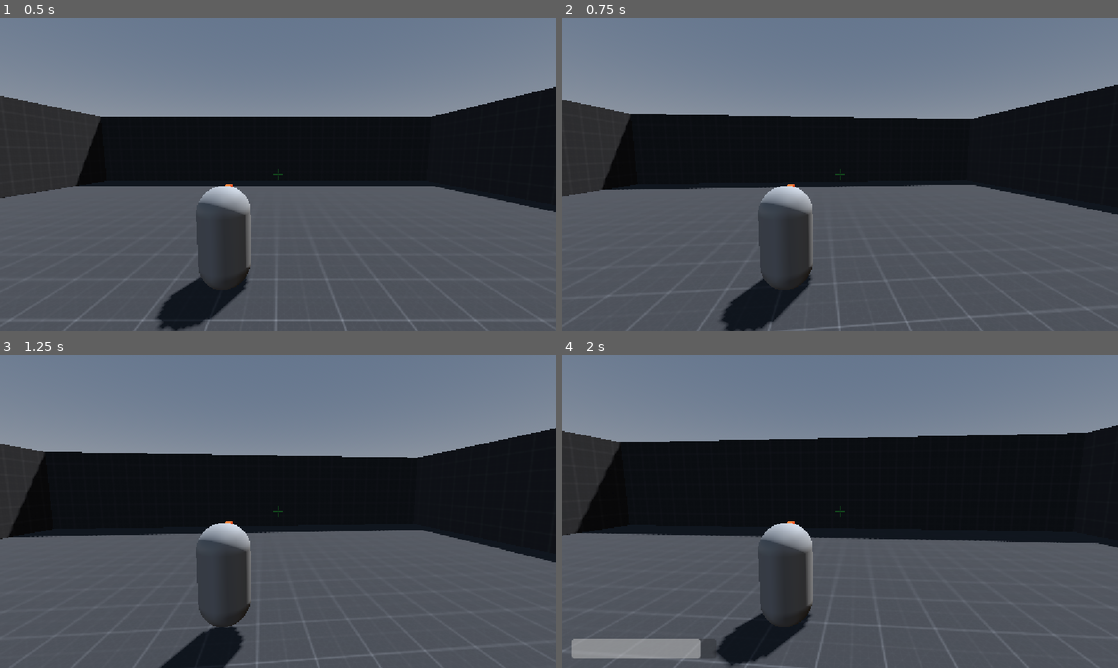
Above: before the commit, frames 1-4 (two rows, left to right).
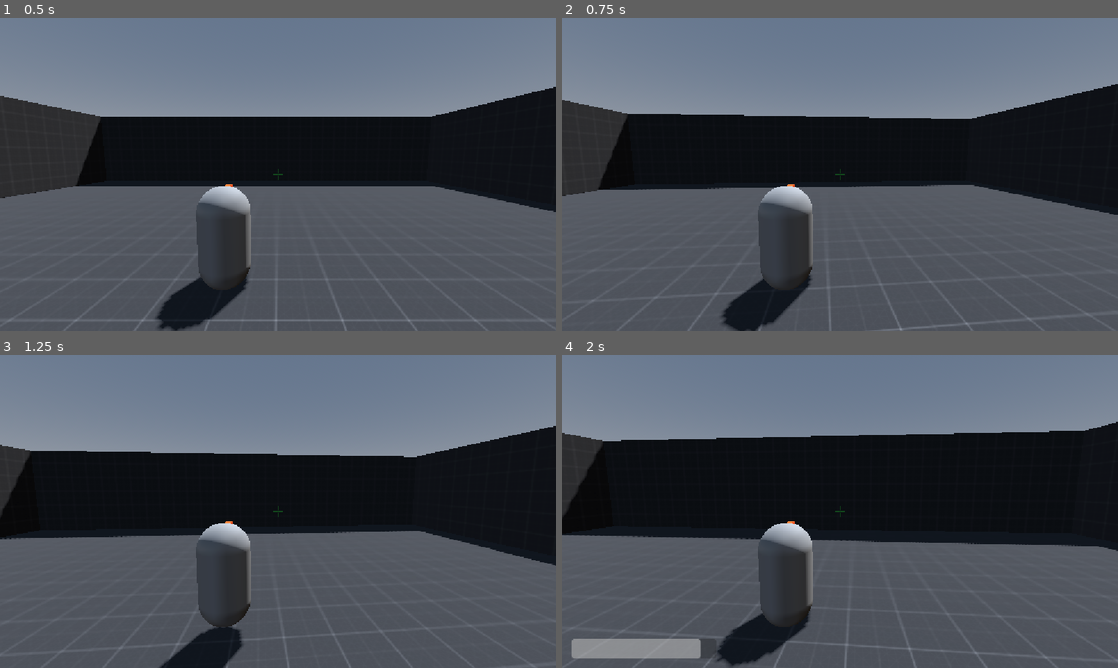
Above: after the commit, the same moments.

Repository: alavanzasp-code/IJStudio
Game: Godot game, scene res://Test Area (World)/test_area.tscn
Two runs of this game, one before a commit and one after it. Both use one fixed random seed, a clock stepped at 60 frames per second and the inputs below.
Inputs (mouse positions are in pixels of both pictures, inside the frame that each line leads up to):
- Up to frame 1 (0.5 s): no input
- Up to frame 2 (0.75 s): tap Enter at 0.5 s; move the mouse to (867, 174) at 0.52 s; hold W (up) from 0.53 s (still down); hold Shift (sprint) from 0.53 s (still down); click (867, 174) at 0.67 s
- Up to frame 3 (1.25 s): keep holding W (up); keep holding Shift (sprint); tap Space (jump) at 0.77 s
- Up to frame 4 (2 s): keep holding W (up); move the mouse to (812, 511) at 1.27 s; release Shift (sprint) at 1.28 s; tap F (grapple) at 1.35 s; tap Space (jump) at 1.52 s; tap Shift (sprint) at 1.55 s

Frame 1 is identical in both runs. In frame 2, 0.8% of the frame differs, in the area x 0-100%, y 21-100%; in frame 3, 1.8%; in frame 4, 2.8%.

Commit message:
fixed sprinting movements

Diff:
--- a/Character (Player Test Sub)/player_(test).gd
+++ b/Character (Player Test Sub)/player_(test).gd
@@ -6,10 +6,11 @@
 @export var acceleration := 20.0
 @export var jump_velocity := 3
 
-@export var turn_response := 25.0
 @export var deceleration := 11.0
 @export var air_control := 0.35
 @export var air_friction := 0.05
+@export var turn_accel := 35.0
+@export var brake_accel := 45.0
 @export var facing_turn_speed := 15.0
 
 @export var slide_speed := 20.0
@@ -118,7 +119,7 @@
 		# Sprint is available in whatever direction you're heading
 		var is_sprinting_now := is_sprinting()
 		var base_speed := sprint_speed if is_sprinting_now else walk_speed
-		var accel := sprint_accel if is_sprinting_now else acceleration
+		var build := sprint_accel if is_sprinting_now else acceleration
 
 		# Full character rotation — the model turns to face where it's going
 		var facing_yaw: float = atan2(-wish_dir.x, -wish_dir.z)
@@ -128,14 +129,22 @@
 			clampf(facing_turn_speed * delta, 0.0, 1.0),
 		)
 
-		# Snappy turns — residual sideways drift left over from the old heading
-		# is damped hard so the body follows the input instead of sliding.
-		var perp := Vector3(velocity.x, 0, velocity.z)
-		perp -= wish_dir * perp.dot(wish_dir)
-		if perp.length_squared() > 0.0001:
-			var damp: float = clampf(turn_response * control * delta, 0.0, 1.0)
-			velocity.x -= perp.x * damp
-			velocity.z -= perp.z * damp
+		# Direction changes keep their momentum instead of restarting a ramp:
+		# a hard brake flips full reversals in under a second, and a strong
+		# thrust snaps onto a new heading without bleeding speed.
+		var flat_velocity := Vector3(velocity.x, 0, velocity.z)
+		var flat_speed := flat_velocity.length()
+		var along := flat_velocity.dot(wish_dir)
+
+		var accel := build
+		if flat_speed > 0.5:
+			var deviation := flat_velocity.normalized().angle_to(wish_dir)
+			if deviation > deg_to_rad(35.0):
+				accel = brake_accel if along < 0.0 else turn_accel
+			elif flat_speed > base_speed * 0.5:
+				accel = maxf(build, turn_accel)
+			else:
+				accel = build
 
 		var target_velocity := wish_dir * base_speed
 		velocity.x = move_toward(velocity.x, target_velocity.x, accel * control * delta)
